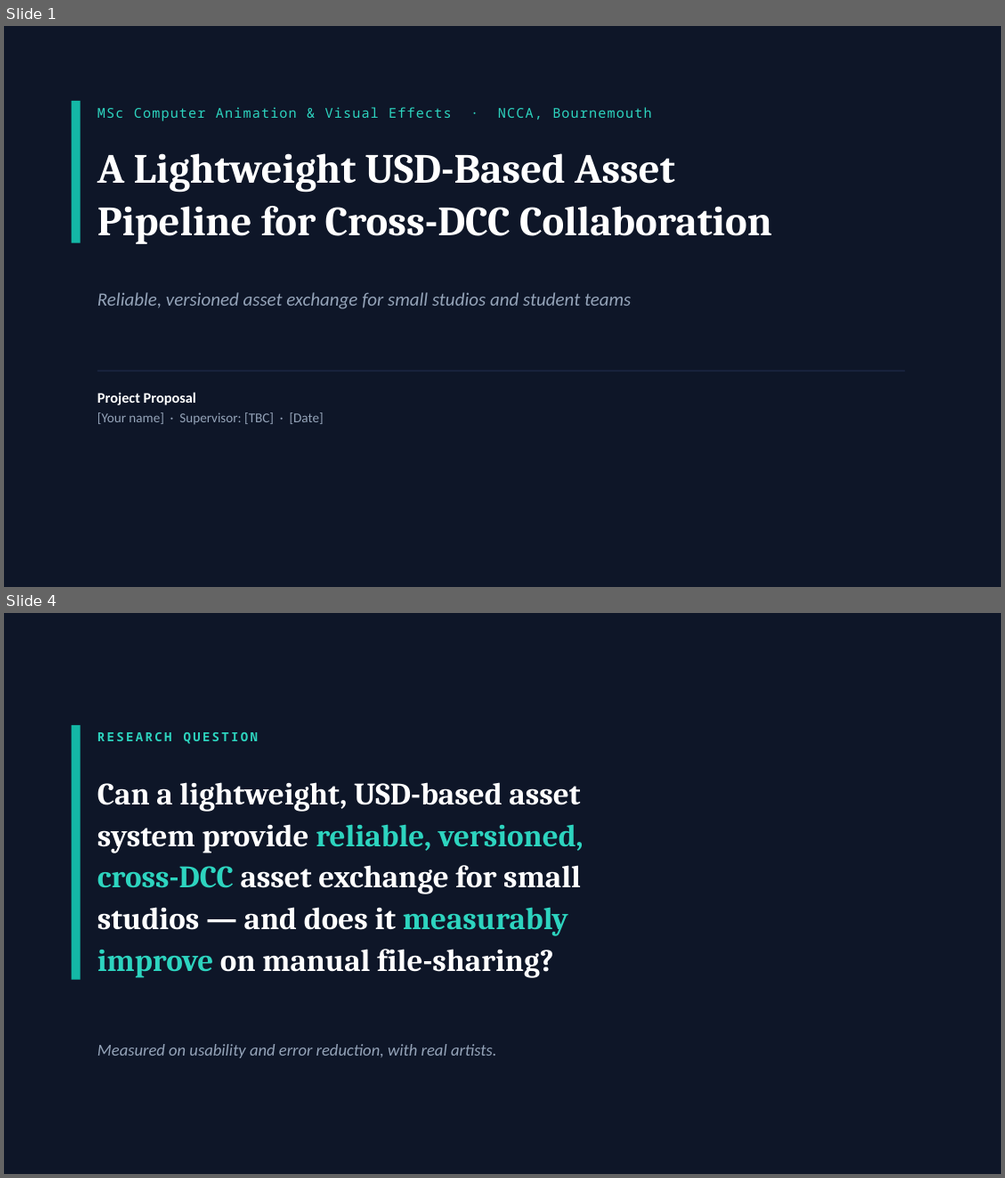
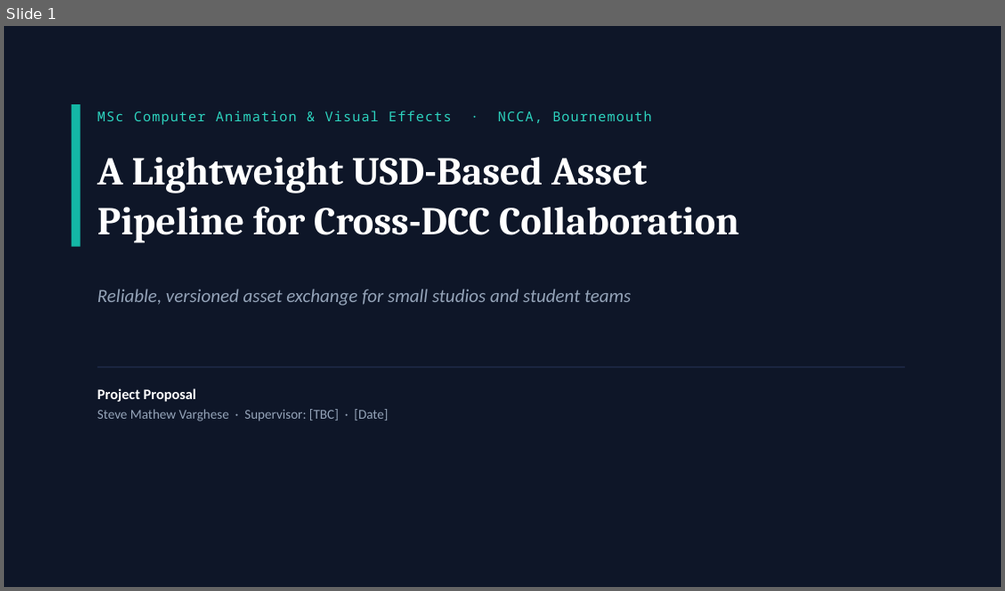
Before and after one commit to steve-mathew-v/usd-asset-pipeline, a slide deck: docs/MSc_Proposal.pptx. Shown one above the other, each under a label of ours: slides 1 and 4 before the commit, slide 1 after it; the slides between them are not shown. The pictures are 1005x1178 and 1005x591 pixels, drawn with LibreOffice and Linux fonts; fonts in the diff are those of the drawing. Boxes give left, top, right and bottom in pixels: in the first picture for what was removed or moved away, otherwise in the second. Text is boxed around its words. In the diff, an @@ line names an element or a change of style, - is before the commit and + after.

```diff
--- a/docs/MSc_Proposal.pptx
+++ b/docs/MSc_Proposal.pptx
@@ slide 4 removed at bbox=[4, 613, 1001, 1174], background #FFFFFF @@
@@ rectangle removed at bbox=[4, 613, 1001, 1174] @@
@@ rectangle removed at bbox=[72, 725, 81, 980] @@
@@ text removed at bbox=[97, 732, 259, 744] @@
-RESEARCH QUESTION
@@ text removed at bbox=[97, 782, 583, 977] @@
-Can a lightweight, USD-based asset
-system provide reliable, versioned,
-cross-DCC asset exchange for small
-studios — and does it measurably
-improve on manual file-sharing?
@@ text removed at bbox=[97, 1044, 496, 1058] @@
-Measured on usability and error reduction, with real artists.
@@ slide 1 changed as well @@
@@ rectangle: place and size @@
-rectangle at bbox=[72, 101, 81, 243]
+rectangle at bbox=[72, 104, 81, 247]
@@ text "MSc Computer Animation & Visual ...": place and size @@
-text "MSc Computer Animation & Visual ..." at bbox=[97, 107, 651, 121]
+text "MSc Computer Animation & Visual ..." at bbox=[97, 111, 651, 125]
@@ text "A Lightweight USD-Based Asset" at bbox=[97, 157, 739, 243]: size 40 to 38 pt @@
@@ text "Reliable, versioned asset exchange for ...": place and size @@
-text "Reliable, versioned asset exchange for ..." at bbox=[97, 292, 631, 309]
+text "Reliable, versioned asset exchange for ..." at bbox=[97, 289, 631, 305]
@@ rectangle: place and size @@
-rectangle at bbox=[97, 370, 905, 371]
+rectangle at bbox=[97, 366, 905, 368]
@@ text at bbox=[97, 409, 388, 421]: text changed @@
-[Your name] · Supervisor: [TBC] · [Date]
+Steve Mathew Varghese · Supervisor: [TBC] · [Date]
```
Also in this commit, not shown: 1 other slide changed, 5 slides added, 7 other slides removed, 27 other files.
